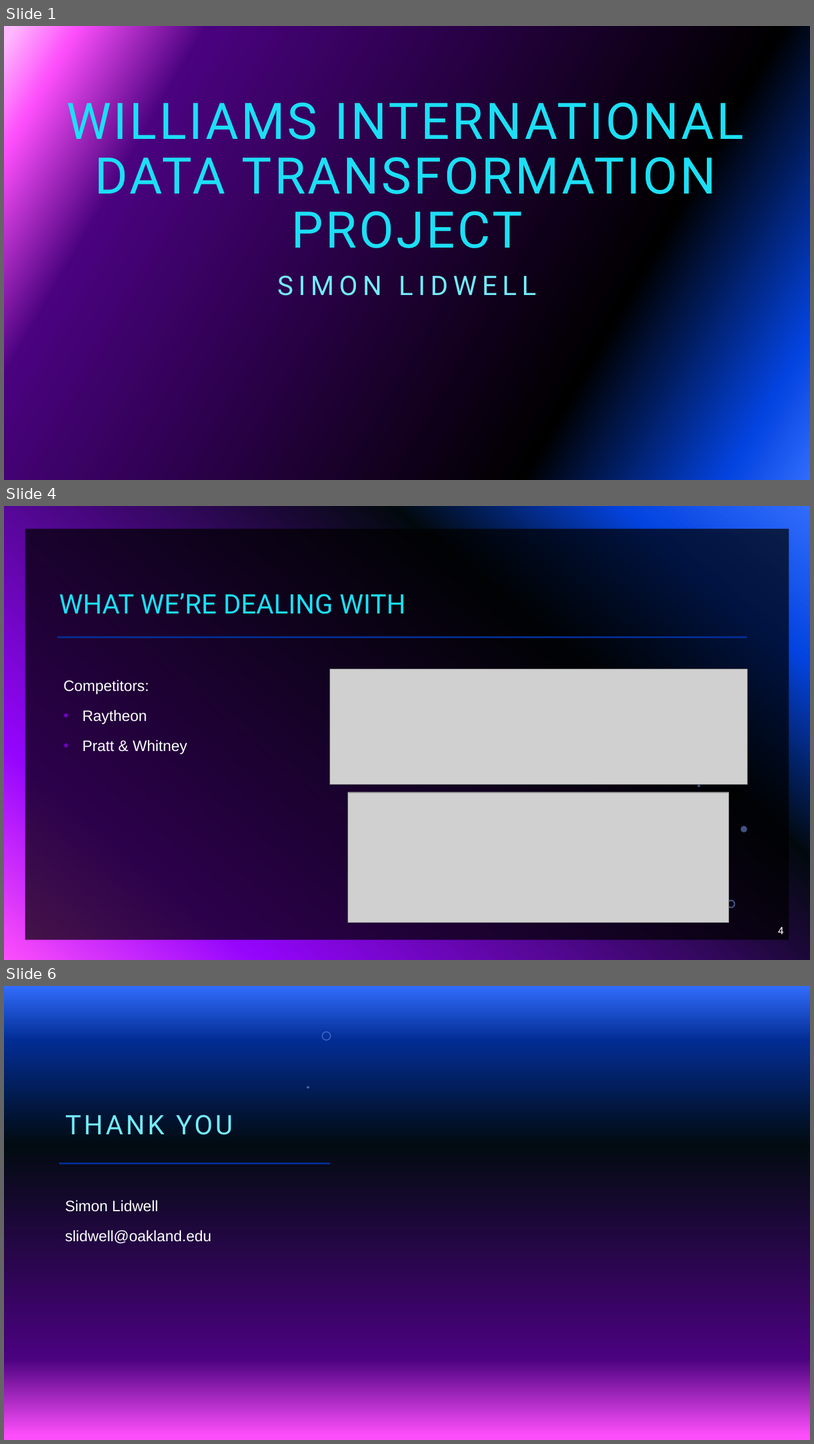
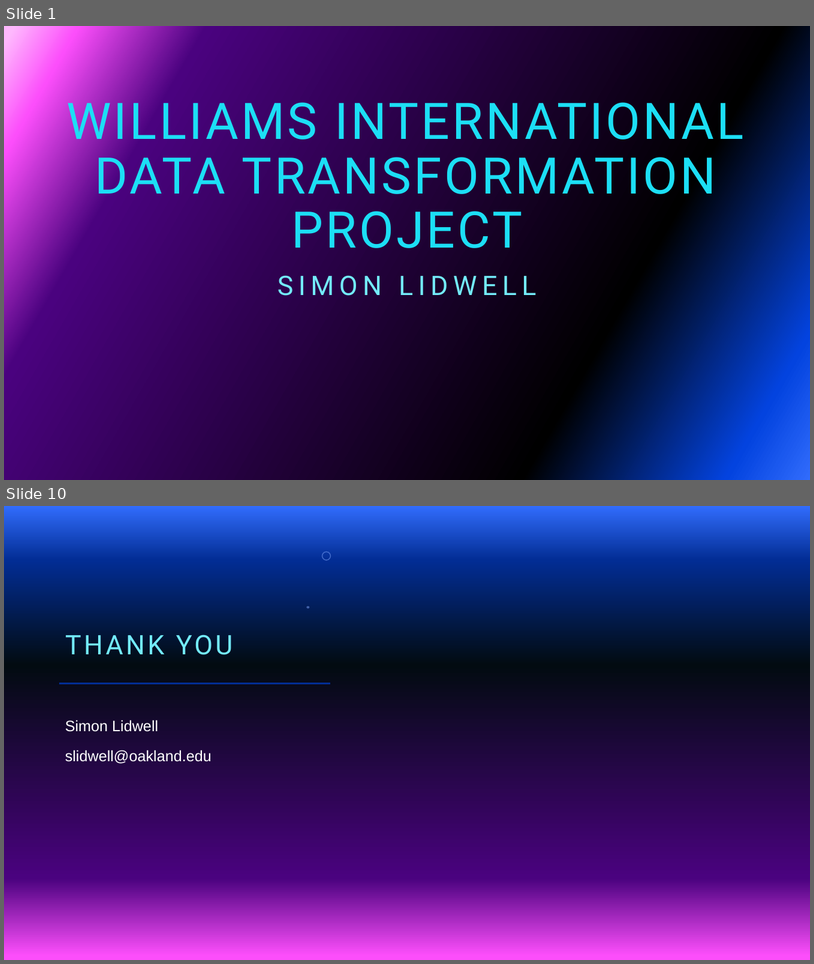
Before and after one commit to slidwell44/MIS6940_finalProject, a slide deck: docs/powerpoint/Technical - WI Data Lake.pptx. Shown one above the other, each under a label of ours: slides 1, 4 and 6 before the commit, slides 1 and 10 after it; the slides between them are not shown. The pictures are 814x1444 and 814x964 pixels, drawn with LibreOffice and Linux fonts; fonts in the diff are those of the drawing; grey boxes stand for pictures; background and template pictures are left out. Boxes give left, top, right and bottom in pixels: in the first picture for what was removed or moved away, otherwise in the second. Text is boxed around its words. In the diff, an @@ line names an element or a change of style, - is before the commit and + after.

```diff
--- a/docs/powerpoint/Technical - WI Data Lake.pptx
+++ b/docs/powerpoint/Technical - WI Data Lake.pptx
@@ slide 4 removed at bbox=[4, 506, 810, 960], background gradient #316CFC to #0343DF to #02090E to #9405FC to #FC4EFB @@
@@ rectangle removed at bbox=[25, 529, 789, 940] @@
@@ title removed at bbox=[59, 593, 406, 614] @@
-WHAT WE’RE DEALING WITH
@@ line removed from (57, 637) to (748, 637) @@
@@ text removed at bbox=[63, 679, 188, 754] @@
-Competitors:
-• Raytheon
-• Pratt & Whitney
@@ picture removed at bbox=[330, 669, 748, 784] @@
@@ picture removed at bbox=[348, 792, 729, 922] @@
@@ freeform shape removed at bbox=[698, 784, 701, 787] @@
@@ freeform shape removed at bbox=[741, 825, 748, 832] @@
@@ freeform shape removed at bbox=[728, 899, 736, 907] @@
@@ page number removed at bbox=[779, 927, 784, 934] @@
-4
@@ what was slide 6 is now slide 10 @@
```
Also in this commit, not shown: 1 slide changed, 7 slides added, 2 other slides removed.
